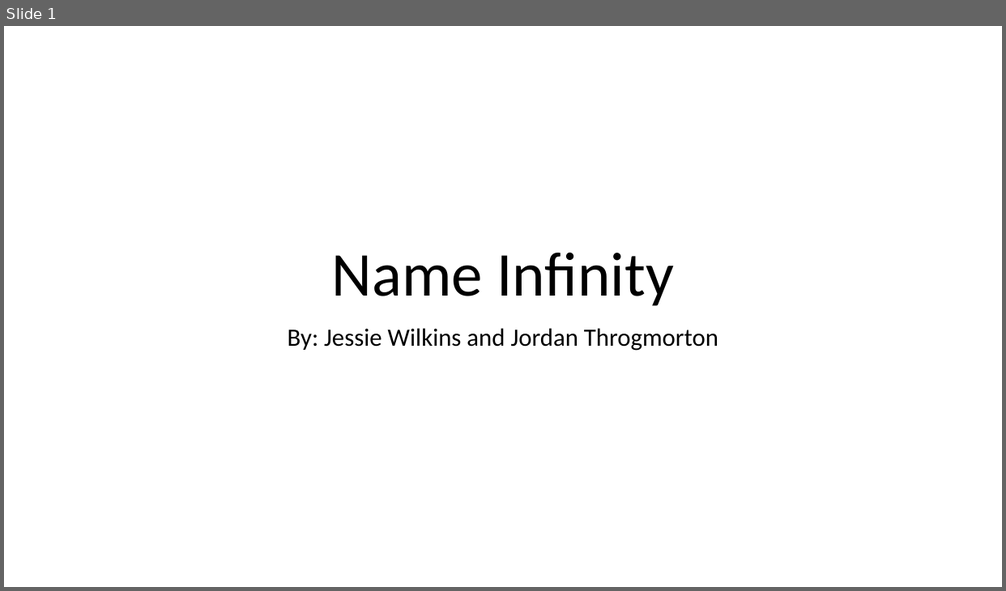
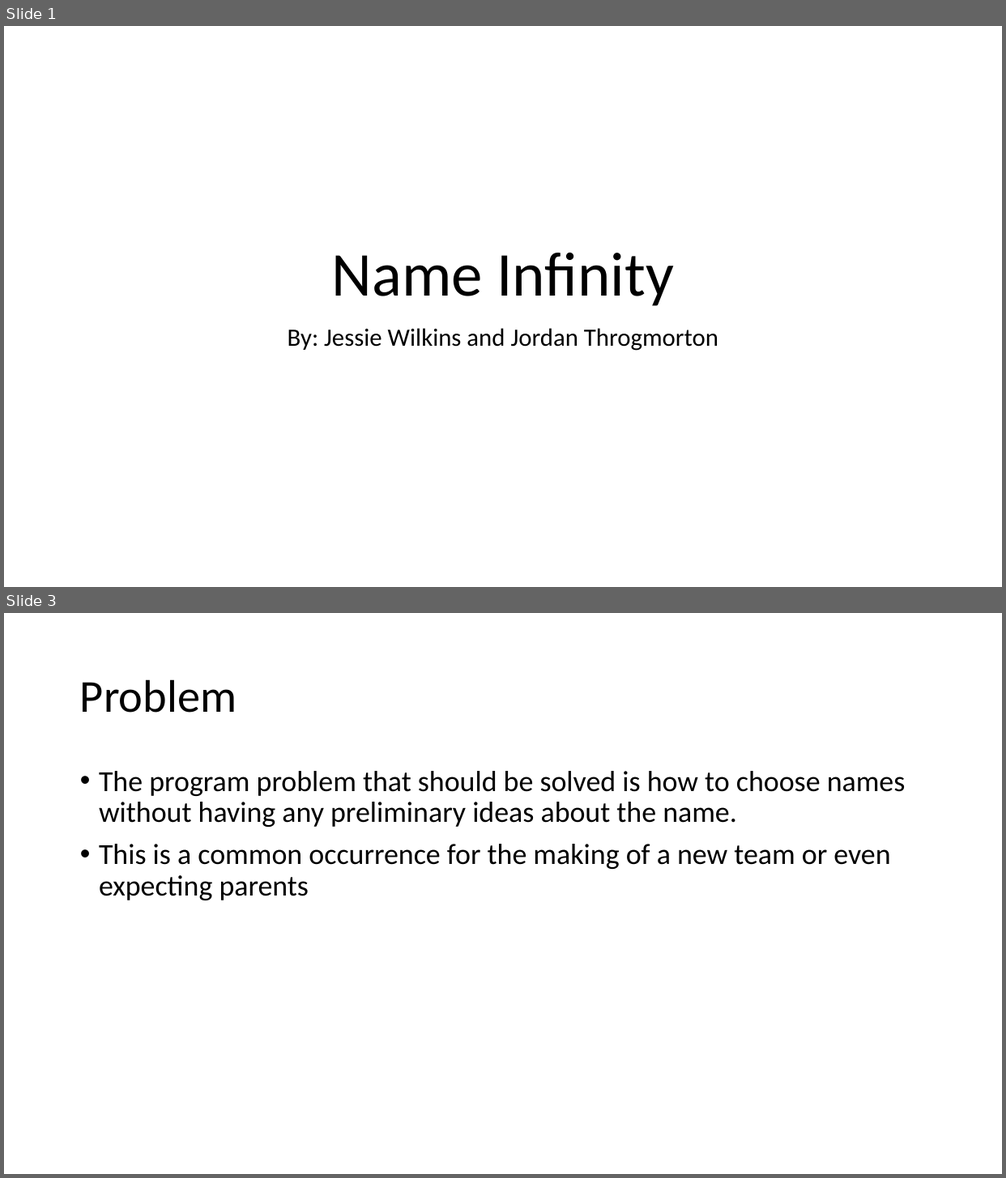
Before and after one commit to Jessie-Wilkins/NameInfinity, a slide deck: Name Infinity.pptx. Shown one above the other, each under a label of ours: slide 1 before the commit, slides 1 and 3 after it; the slides between them are not shown. The pictures are 1006x591 and 1006x1178 pixels, drawn with LibreOffice and Linux fonts; fonts in the diff are those of the drawing. Boxes give left, top, right and bottom in pixels: in the first picture for what was removed or moved away, otherwise in the second. Text is boxed around its words. In the diff, an @@ line names an element or a change of style, - is before the commit and + after.

Commit message:
Power point
Added additional slides including overview, problem, solution, and business applications

```diff
--- a/Name Infinity.pptx
+++ b/Name Infinity.pptx
@@ slide 3 added at [4,613,1002,1174], background #FFFFFF @@
@@ title added at [80,679,236,713], 44 pt, text #000000 @@
+Problem
@@ text added at [99,771,906,901], 28 pt, text #000000 @@
+• The program problem that should be solved is how to choose names without having any preliminary ideas about the name.
+• This is a common occurrence for the making of a new team or even expecting parents
```
Also in this commit, not shown: 1 slide changed, 4 other slides added.
